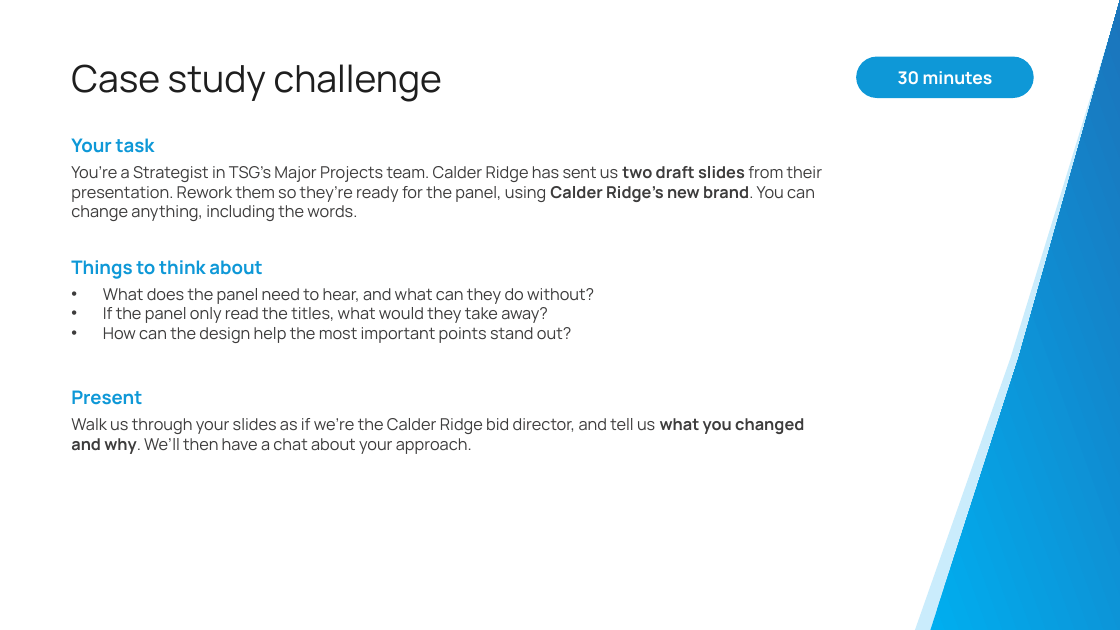
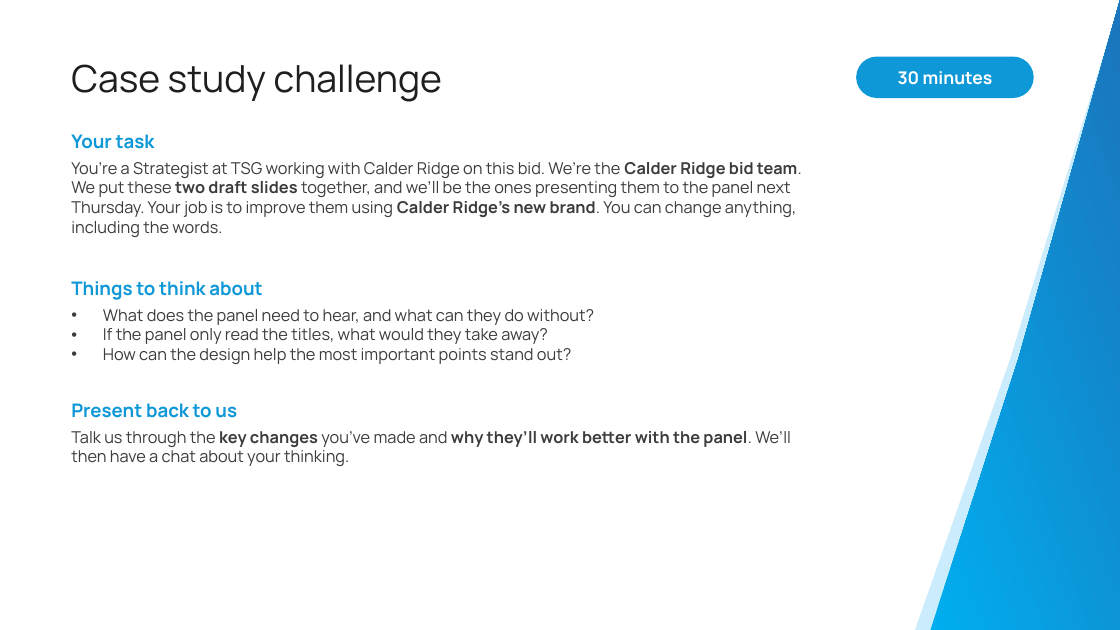
Before and after one commit to alyciawolf02/claude, a slide deck: slide 2 of mp-strategist-case-study/TSG MP Strategist Case Study.pptx. Drawn at 1120x630 pixels with LibreOffice and Linux fonts; fonts in the diff are those of the drawing; background and template pictures are left out. Boxes give left, top, right and bottom in pixels: in the first picture for what was removed or moved away, otherwise in the second. Text is boxed around its words. In the diff, an @@ line names an element or a change of style, - is before the commit and + after.

```diff
--- a/mp-strategist-case-study/TSG MP Strategist Case Study.pptx
+++ b/mp-strategist-case-study/TSG MP Strategist Case Study.pptx
@@ text "Your task" moved from (x1=71, y1=138, x2=155, y2=153) to (x1=71, y1=134, x2=155, y2=149) @@
@@ text at (x1=71, y1=162, x2=802, y2=237): text changed @@
-You’re a Strategist in TSG’s Major Projects team. Calder Ridge has sent us two draft slides from their presentation. Rework them so they’re ready for the panel, using Calder Ridge’s new brand. You can change anything, including the words.
+You’re a Strategist at TSG working with Calder Ridge on this bid. We’re the Calder Ridge bid team. We put these two draft slides together, and we’ll be the ones presenting them to the panel next Thursday. Your job is to improve them using Calder Ridge’s new brand. You can change anything, including the words.
@@ text "Things to think about" moved from (x1=71, y1=260, x2=262, y2=279) to (x1=71, y1=281, x2=262, y2=300) @@
@@ text "What does the panel need ..." moved from (x1=103, y1=288, x2=594, y2=343) to (x1=103, y1=309, x2=594, y2=364) @@
@@ text at (x1=71, y1=403, x2=237, y2=418): text changed @@
-Present
+Present back to us
@@ text at (x1=71, y1=431, x2=791, y2=466): text changed @@
-Walk us through your slides as if we’re the Calder Ridge bid director, and tell us what you changed and why. We’ll then have a chat about your approach.
+Talk us through the key changes you’ve made and why they’ll work better with the panel. We’ll then have a chat about your thinking.
```
